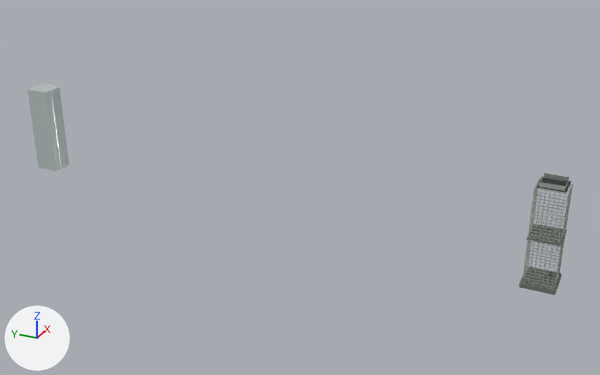
One commit to the glTF model landmarks/assets/venture-capital.glb: the scene before it, then after it.
One viewpoint serves both versions: a 50 mm lens placed at (-1498.0, -1330.0, 812.0), pointed at (-21.0, -666.0, 74.0). Lighting does not change. The marker at lower left points along +X, +Y and +Z. The picture after the commit comes second. Vertices at exactly the same position are counted once.

Objects in the first picture: 'crown_frame', 'envelope', 'fins', 'floor_bands', 'podium', 'refuge_belt', 'roof_deck'.
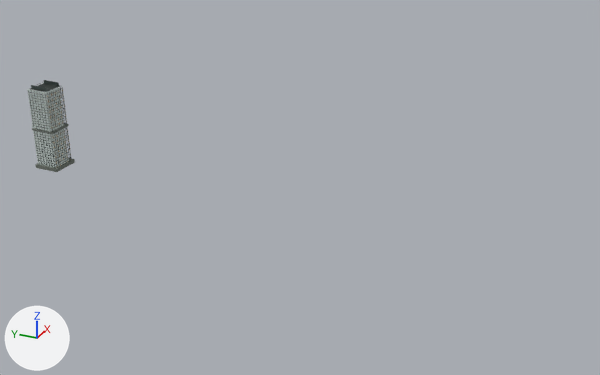
The change, as a diff of the scene's bpy script:
```diff
--- a/landmarks/assets/venture-capital.glb.py
+++ b/landmarks/assets/venture-capital.glb.py
@@ mat_metal @@
 mat_metal = principled_material('metal')
-mat_metal.base_color = (0.665, 0.723, 0.672)  # light grey #d5ddd6
+mat_metal.base_color = (0.0685, 0.0908, 0.0844)  # dark grey #4a5552
 mat_metal.metallic = 0.72
@@ me_roof_deck @@
-me_roof_deck.from_pydata(...)  # 8 vertices, 12 faces; spans x -106.8..-53.3, y -1214.1..-1161.6, z 201.8..202.3
+me_roof_deck.from_pydata(...)  # 8 vertices, 12 faces; spans x -27.8..25.8, y -13.8..38.8, z 201.8..202.3
+# me_roof_deck part 1: 8 vertices removed from x -106.8..-53.3, y -1214.1..-1161.6, z 201.8..202.3
+# me_roof_deck part 2: 8 vertices added at x -27.8..25.8, y -13.8..38.8, z 201.8..202.3
 me_roof_deck.materials.append(mat_roof)
@@ me_crown_frame @@
-me_crown_frame.from_pydata(...)  # 32 vertices, 48 faces; spans x -103.3..-56.8, y -1210.6..-1165.1, z 202.4..211.4
+me_crown_frame.from_pydata(...)  # 32 vertices, 48 faces; spans x -24.2..22.2, y -10.2..35.3, z 202.4..211.4
+# me_crown_frame part 3: the whole mesh is moved by (79.1, 1200.4, 0.0)
 me_crown_frame.materials.append(mat_metal)
@@ me_floor_bands @@
-me_floor_bands.from_pydata(...)  # 960 vertices, 1440 faces; spans x -110.0..-50.0, y -1217.0..-1159.0, z 6.0..195.0
+me_floor_bands.from_pydata(...)  # 960 vertices, 1440 faces; spans x -31.0..29.0, y -17.0..42.0, z 6.0..195.0
+# me_floor_bands part 4: the whole mesh is moved by (79.0, 1200.0, 0.0)
 me_floor_bands.materials.append(mat_metal)
@@ me_fins @@
-me_fins.from_pydata(...)  # 256 vertices, 384 faces; spans x -110.0..-50.0, y -1218.0..-1158.0, z 0.0..201.0
+me_fins.from_pydata(...)  # 256 vertices, 384 faces; spans x -31.0..29.0, y -17.0..42.0, z 0.0..201.0
+# me_fins part 5: the whole mesh is moved by (79.0, 1200.0, 0.0)
 me_fins.materials.append(mat_metal)
@@ me_refuge_belt @@
-me_refuge_belt.from_pydata(...)  # 8 vertices, 12 faces; spans x -111.6..-48.5, y -1218.8..-1157.0, z 99.4..103.0
+me_refuge_belt.from_pydata(...)  # 8 vertices, 12 faces; spans x -32.5..30.6, y -18.4..43.4, z 99.4..103.0
+# me_refuge_belt part 6: 8 vertices removed from x -111.6..-48.5, y -1218.8..-1157.0, z 99.4..103.0
+# me_refuge_belt part 7: 8 vertices added at x -32.5..30.6, y -18.4..43.4, z 99.4..103.0
 me_refuge_belt.materials.append(mat_stone)
@@ me_podium @@
-me_podium.from_pydata(...)  # 8 vertices, 12 faces; spans x -114.9..-45.2, y -1221.1..-1154.7, z 0.0..9.1
+me_podium.from_pydata(...)  # 8 vertices, 12 faces; spans x -35.8..33.8, y -20.7..45.7, z 0.0..9.1
+# me_podium part 8: 8 vertices removed from x -114.9..-45.2, y -1221.1..-1154.7, z 0.0..9.1
+# me_podium part 9: 8 vertices added at x -35.8..33.8, y -20.7..45.7, z 0.0..9.1
 me_podium.materials.append(mat_stone)
```

Boxes [x1, y1, x2, y2] around the edits, measured in the pictures (600 x 375 px):
'fins', recoloured, moved
    before: [522, 178, 573, 289]
    after: [28, 87, 71, 167]
'floor_bands', recoloured, moved
    before: [522, 180, 572, 287]
    after: [28, 90, 70, 167]
'podium', reshaped
    before: [519, 267, 562, 295]
    after: [35, 158, 75, 172]
'refuge_belt', reshaped
    before: [527, 224, 567, 246]
    after: [32, 124, 69, 134]
'crown_frame', recoloured, moved
    before: [539, 173, 570, 191]
    after: [31, 80, 59, 91]
'roof_deck', reshaped (14% narrower, 41% shorter)
    before: [536, 177, 571, 193]
    after: [30, 83, 60, 92]
part 1 of me_roof_deck, deleted
    before: [536, 177, 571, 193]
part 2 of me_roof_deck, added
    after: [30, 83, 60, 92]
part 6 of me_refuge_belt, deleted
    before: [527, 224, 567, 246]
part 7 of me_refuge_belt, added
    after: [32, 124, 69, 134]
part 8 of me_podium, deleted
    before: [519, 267, 562, 295]
part 9 of me_podium, added
    after: [35, 158, 75, 172]
